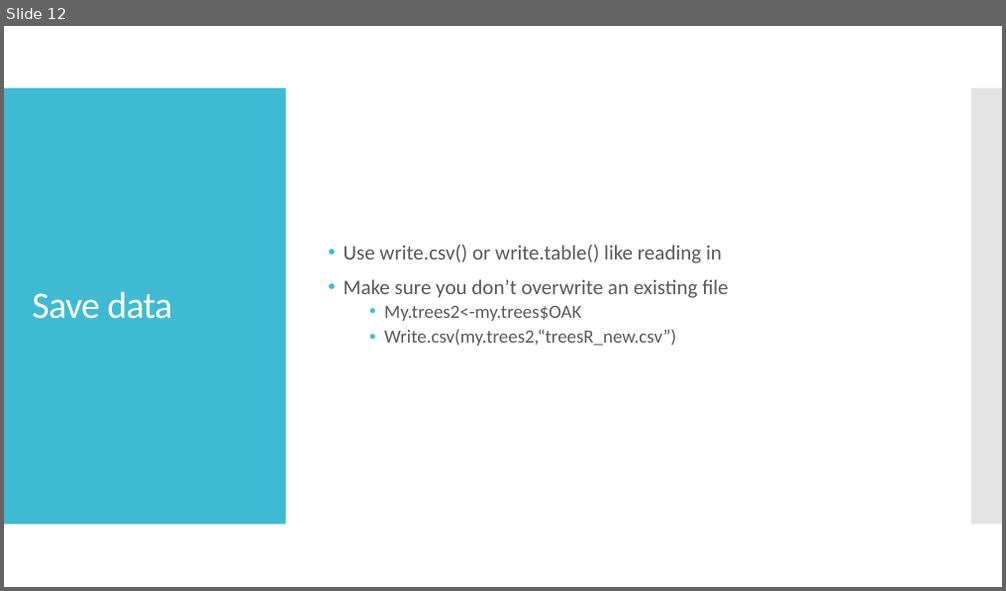
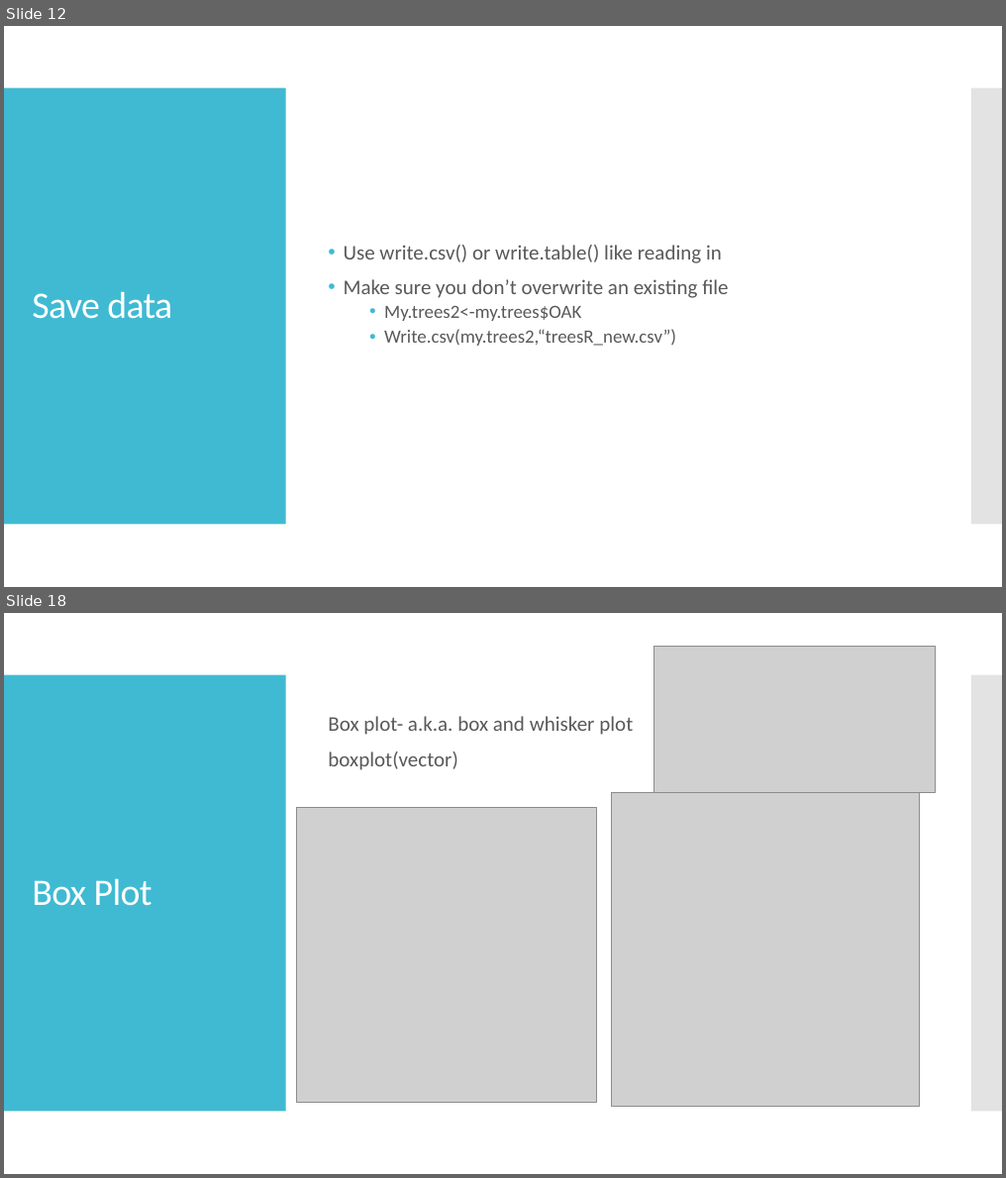
Before and after one commit to jyanglab/labworkshop, a slide deck: largedata/Zhikai_R_05_24.pptx. Shown one above the other, each under a label of ours: slide 12 before the commit, slides 12 and 18 after it; the slides between them are not shown. The pictures are 1006x591 and 1006x1178 pixels, drawn with LibreOffice and Linux fonts; fonts in the diff are those of the drawing; grey boxes stand for pictures. Boxes give left, top, right and bottom in pixels: in the first picture for what was removed or moved away, otherwise in the second. Text is boxed around its words. In the diff, an @@ line names an element or a change of style, - is before the commit and + after.

```diff
--- a/largedata/Zhikai_R_05_24.pptx
+++ b/largedata/Zhikai_R_05_24.pptx
@@ slide 18 added at (4, 613, 1002, 1174), background #FFFFFF; not listed: 2 template elements that a slide beside it also shows @@
@@ picture added at (653, 647, 936, 792) @@
@@ text added at (328, 716, 633, 770), 20 pt, text #595959 @@
+Box plot- a.k.a. box and whisker plot
+boxplot(vector)
@@ picture added at (297, 808, 597, 1103) @@
@@ picture added at (611, 792, 920, 1106) @@
@@ title added at (32, 878, 152, 906), 36 pt, text #FFFFFF @@
+Box Plot
```
Also in this commit, not shown: 36 other slides added, 2 other files.
